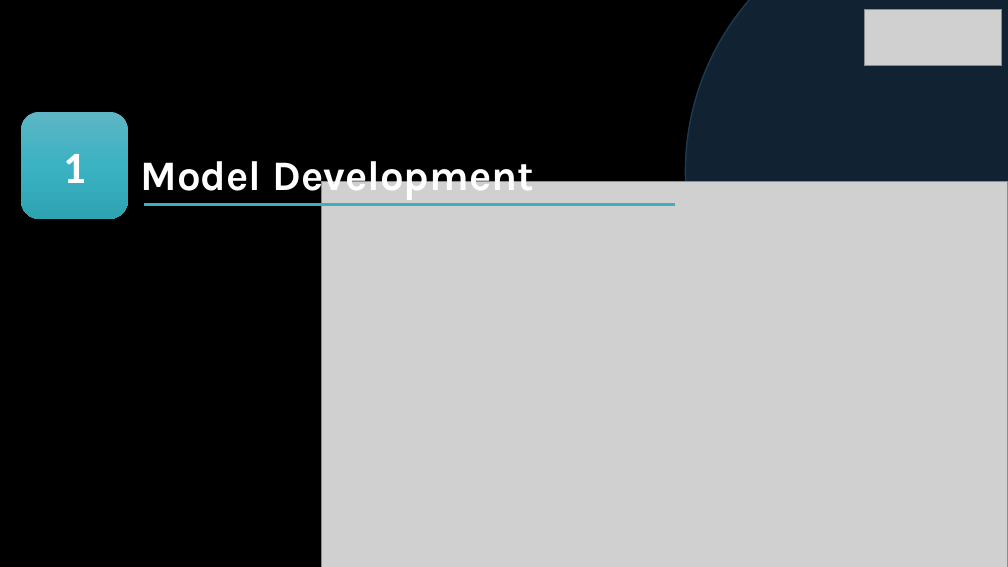
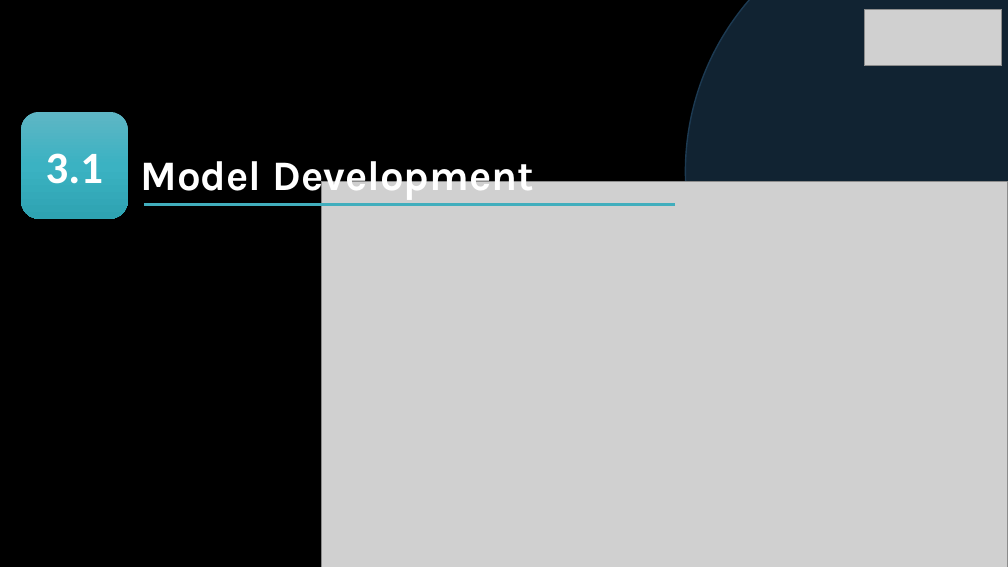
Before and after one commit to fmssilva/DL_Proj, a slide deck: slide 60 of assignment_1/task3/Task3_report.pptx (slide 3 before the commit). Drawn at 1008x567 pixels with LibreOffice and Linux fonts; fonts in the diff are those of the drawing; grey boxes stand for pictures; background and template pictures are left out. Boxes give left, top, right and bottom in pixels: in the first picture for what was removed or moved away, otherwise in the second. Text is boxed around its words. In the diff, an @@ line names an element or a change of style, - is before the commit and + after.

```diff
--- a/assignment_1/task3/Task3_report.pptx
+++ b/assignment_1/task3/Task3_report.pptx
@@ text in rounded rectangle at (46,153,103,184): text changed @@
-1
+3.1
```
Also in this commit, not shown: 4 other slides changed, 57 slides added.
